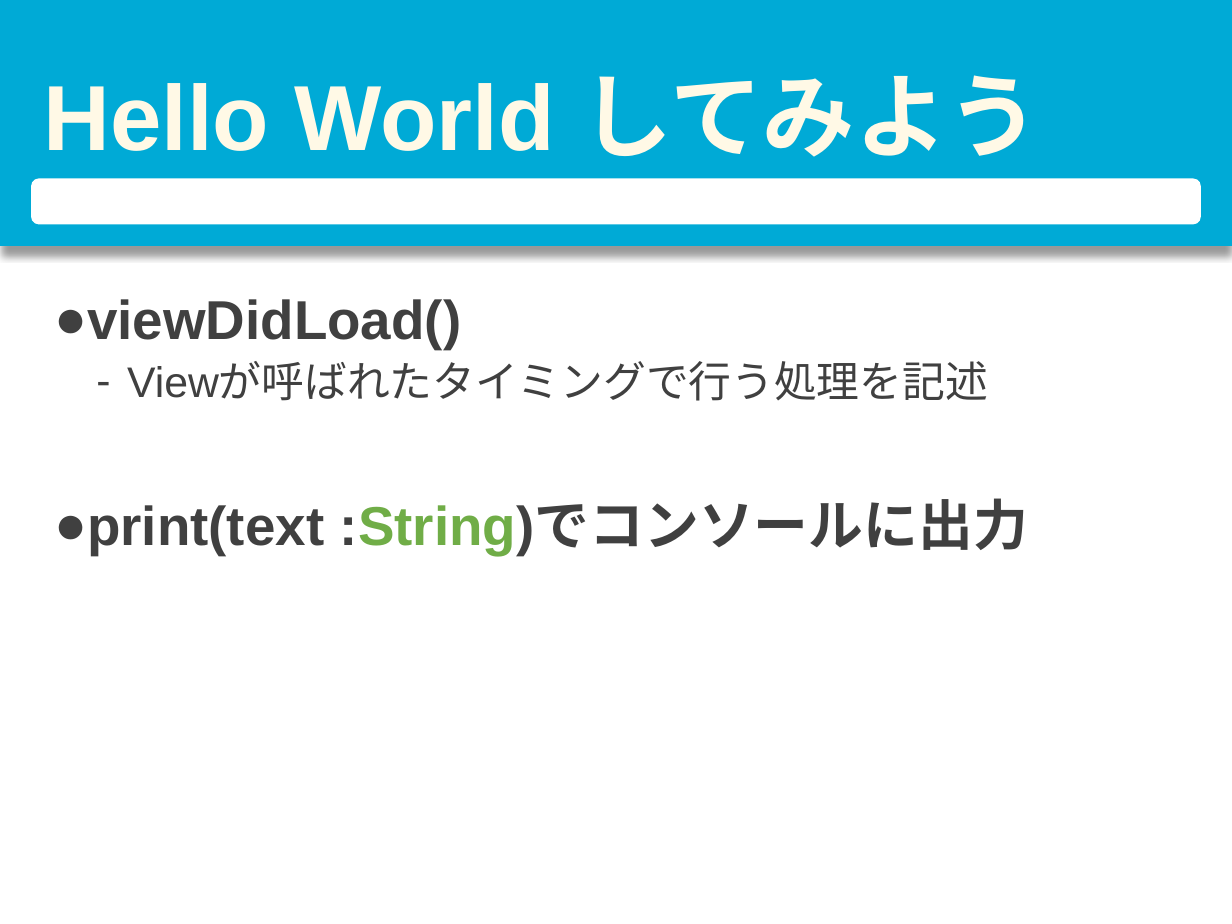
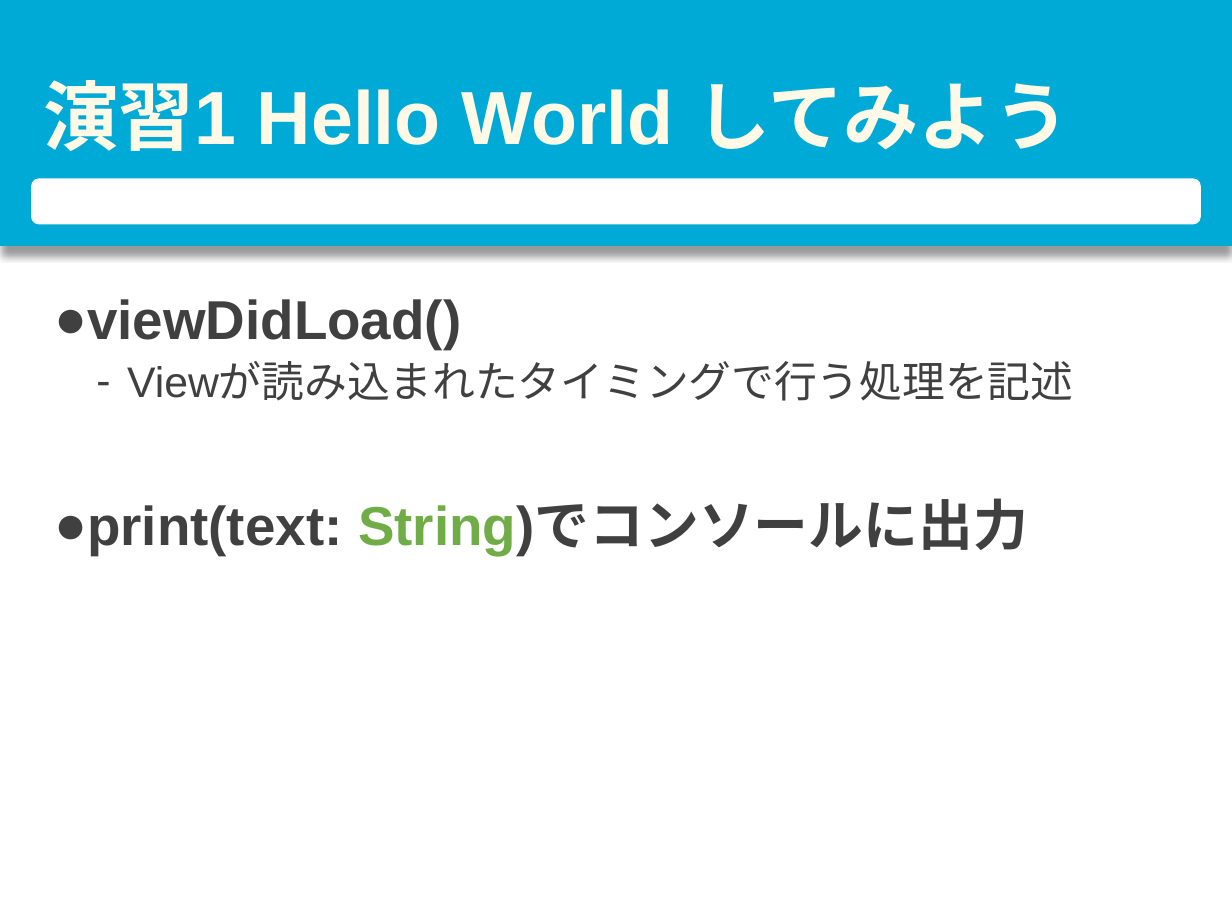
Before and after one commit to nshhhin/Swift-, a slide deck: slide 14 of 第一回/第一回資料.pptx (slide 13 before the commit). Drawn at 1232x924 pixels with LibreOffice and Linux fonts; fonts in the diff are those of the drawing. Boxes give left, top, right and bottom in pixels: in the first picture for what was removed or moved away, otherwise in the second. Text is boxed around its words. In the diff, an @@ line names an element or a change of style, - is before the commit and + after.

```diff
--- a/第一回/第一回資料.pptx
+++ b/第一回/第一回資料.pptx
@@ title at [43,80,1069,151]: text changed; size 54 to 44 pt @@
-Hello World してみよう
+演習1 Hello World してみよう
@@ text at [87,362,1073,555]: text changed @@
-  – Viewが呼ばれたタイミングで行う処理を記述
-● print(text :String)でコンソールに出力
+  – Viewが読み込まれたタイミングで行う処理を記述
+● print(text: String)でコンソールに出力
```
Also in this commit, not shown: 1 other slide changed, 4 slides added, 35 other files.
